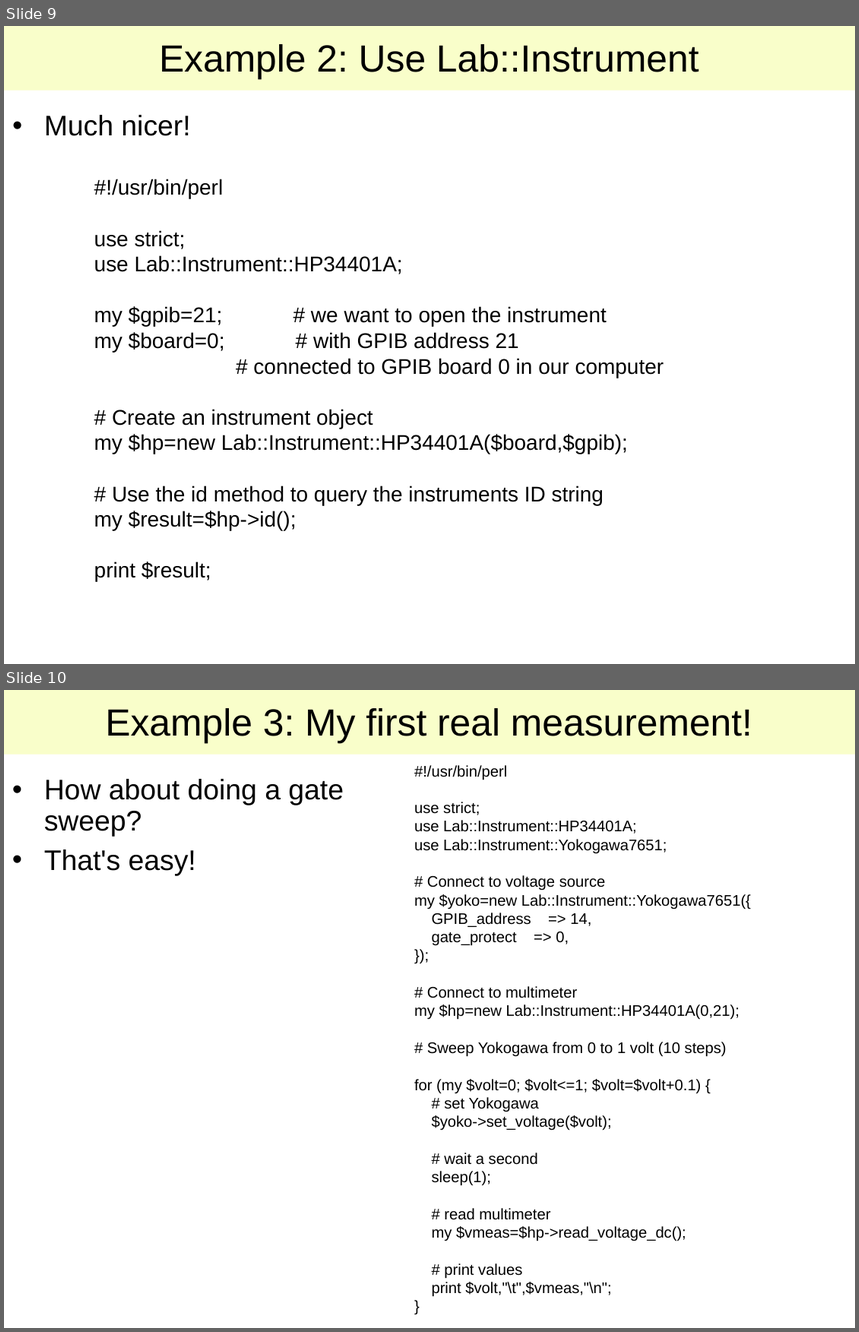
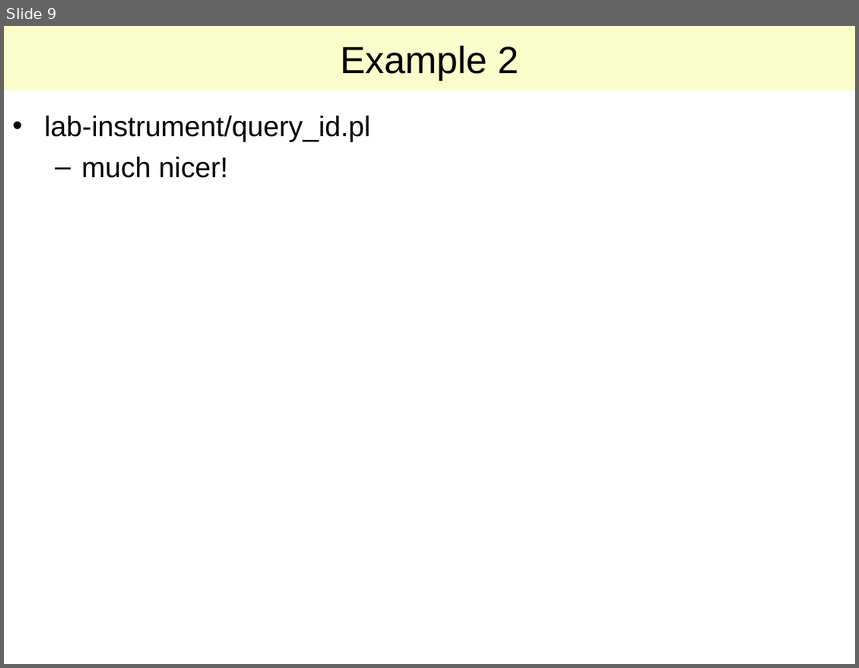
Before and after one commit to lab-measurement/Lab-VISA, a slide deck: Tutorial/Talk/Lab-VISA.ppt. Shown one above the other, each under a label of ours: slides 9 and 10 before the commit, slide 9 after it. The pictures are 859x1332 and 859x668 pixels, drawn with LibreOffice and Linux fonts; fonts in the diff are those of the drawing. Boxes give left, top, right and bottom in pixels: in the first picture for what was removed or moved away, otherwise in the second. Text is boxed around its words. In the diff, an @@ line names an element or a change of style, - is before the commit and + after.

Commit message:
Reverted latest modifications.
The updates to the slides looked terrible and did not add any valuable information. Nobody wants to read source code like this, neither during a real talk nor on the screen. You can open the examples in a parallel editor.

The HTML version was even more unusable.

I will add a PDF version to the website.

Sorry, eh..

```diff
--- a/Tutorial/Talk/Lab-VISA.ppt
+++ b/Tutorial/Talk/Lab-VISA.ppt
@@ slide 10 removed at (4,690,855,1328), background #FFFFFF @@
@@ title removed at (4,690,855,755) @@
-Example 3: My first real measurement!
@@ text removed at (44,779,344,875) @@
-• How about doing a gate sweep?
-• That's easy!
@@ text removed at (414,765,751,1297) @@
-#!/usr/bin/perl
-use strict;
-use Lab::Instrument::HP34401A;
-use Lab::Instrument::Yokogawa7651;
-# Connect to voltage source
-my $yoko=new Lab::Instrument::Yokogawa7651({
-GPIB_address => 14,
-gate_protect => 0,
-});
-# Connect to multimeter
-my $hp=new Lab::Instrument::HP34401A(0,21);
-# Sweep Yokogawa from 0 to 1 volt (10 steps)
-for (my $volt=0; $volt<=1; $volt=$volt+0.1) {
-# set Yokogawa
-$yoko->set_voltage($volt);
-# wait a second
-sleep(1);
-# read multimeter
-my $vmeas=$hp->read_voltage_dc();
-# print values
-print $volt,"\t",$vmeas,"\n";
-}
@@ slide 9 changed as well @@
@@ title at (340,46,519,81): text changed @@
-Example 2: Use Lab::Instrument
+Example 2
@@ text at (44,116,370,178): text changed @@
-• Much nicer!
+• lab-instrument/query_id.pl
+  – much nicer!
@@ text removed at (94,179,664,582) @@
-#!/usr/bin/perl
-use strict;
-use Lab::Instrument::HP34401A;
-my $gpib=21; # we want to open the instrument
-my $board=0; # with GPIB address 21
-# connected to GPIB board 0 in our computer
-# Create an instrument object
-my $hp=new Lab::Instrument::HP34401A($board,$gpib);
-# Use the id method to query the instruments ID string
-my $result=$hp->id();
-print $result;
```
Also in this commit, not shown: 11 other slides changed, 5 slides added, 2 other slides removed, 2 other files.
